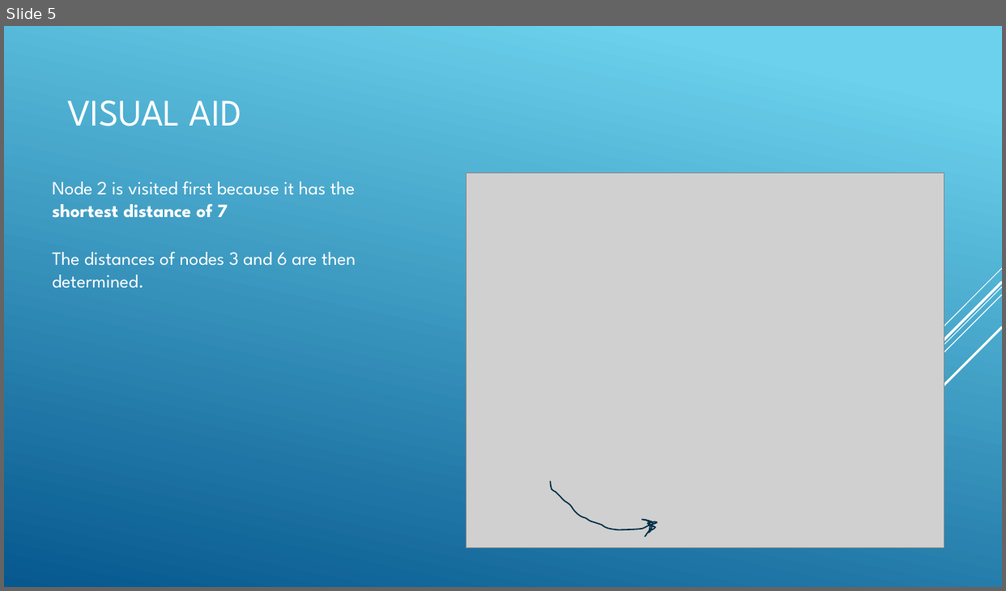
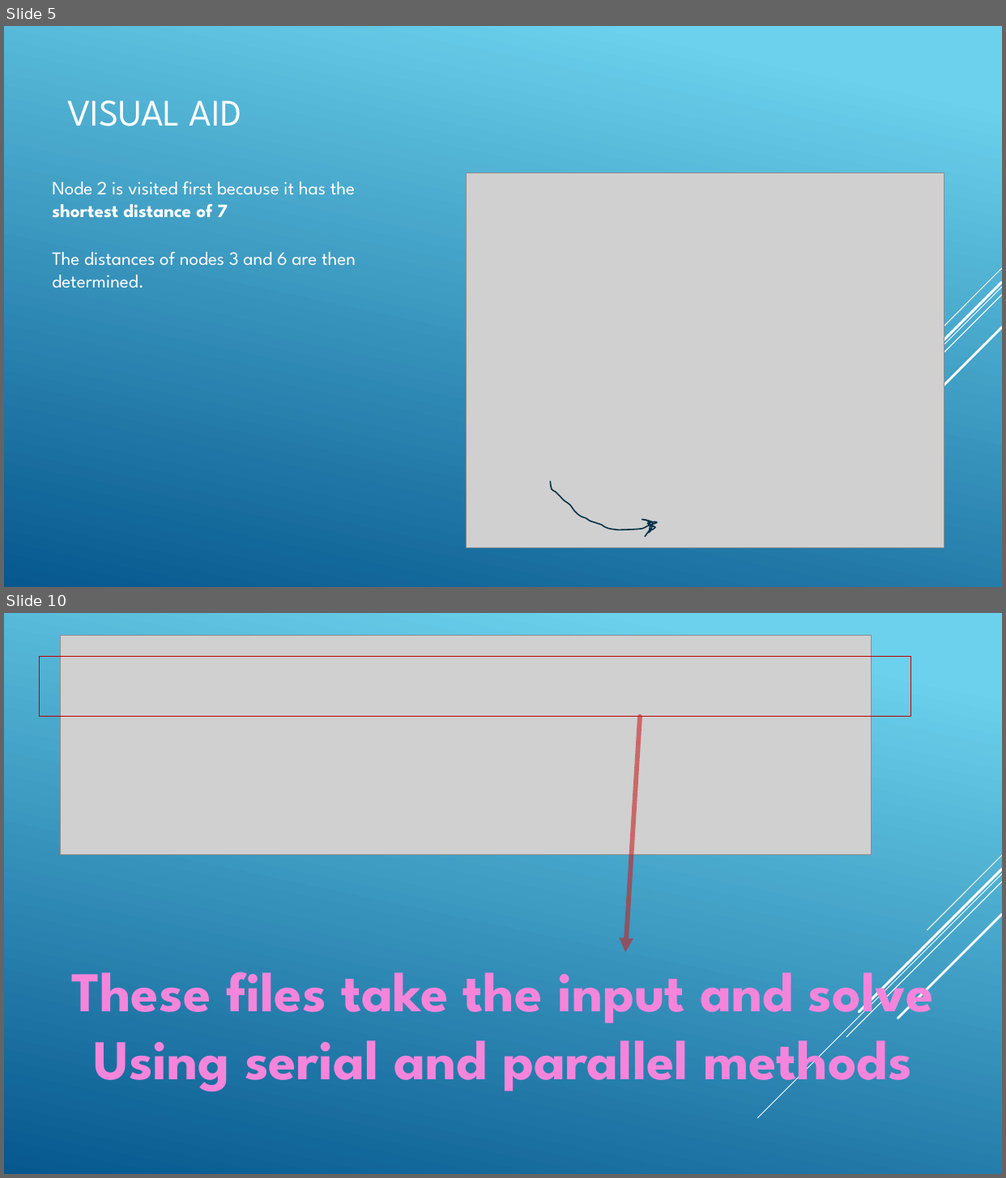
Before and after one commit to CAW0139/IT338Dijkstra-sProject, a slide deck: Parallelizing Dijkstra’s Algorithm.pptx. Shown one above the other, each under a label of ours: slide 5 before the commit, slides 5 and 10 after it; the slides between them are not shown. The pictures are 1006x591 and 1006x1178 pixels, drawn with LibreOffice and Linux fonts; fonts in the diff are those of the drawing; grey boxes stand for pictures. Boxes give left, top, right and bottom in pixels: in the first picture for what was removed or moved away, otherwise in the second. Text is boxed around its words. In the diff, an @@ line names an element or a change of style, - is before the commit and + after.

```diff
--- a/Parallelizing Dijkstra’s Algorithm.pptx
+++ b/Parallelizing Dijkstra’s Algorithm.pptx
@@ slide 10 added at (4, 613, 1002, 1174), background gradient #6ED2EB to #06588E; not listed: 5 template elements that a slide beside it also shows @@
@@ picture added at (60, 636, 871, 855) @@
@@ rectangle added at (39, 657, 910, 717), outline #C00000 0.75 pt @@
@@ arrow added from (641, 717) to (625, 952), #C62324 4.5 pt @@
@@ text added at (71, 956, 934, 1096), 54 pt, text #F585DB, bold @@
+These files take the input and solve
+Using serial and parallel methods
```
Also in this commit, not shown: 2 slides changed, 4 other slides added.
